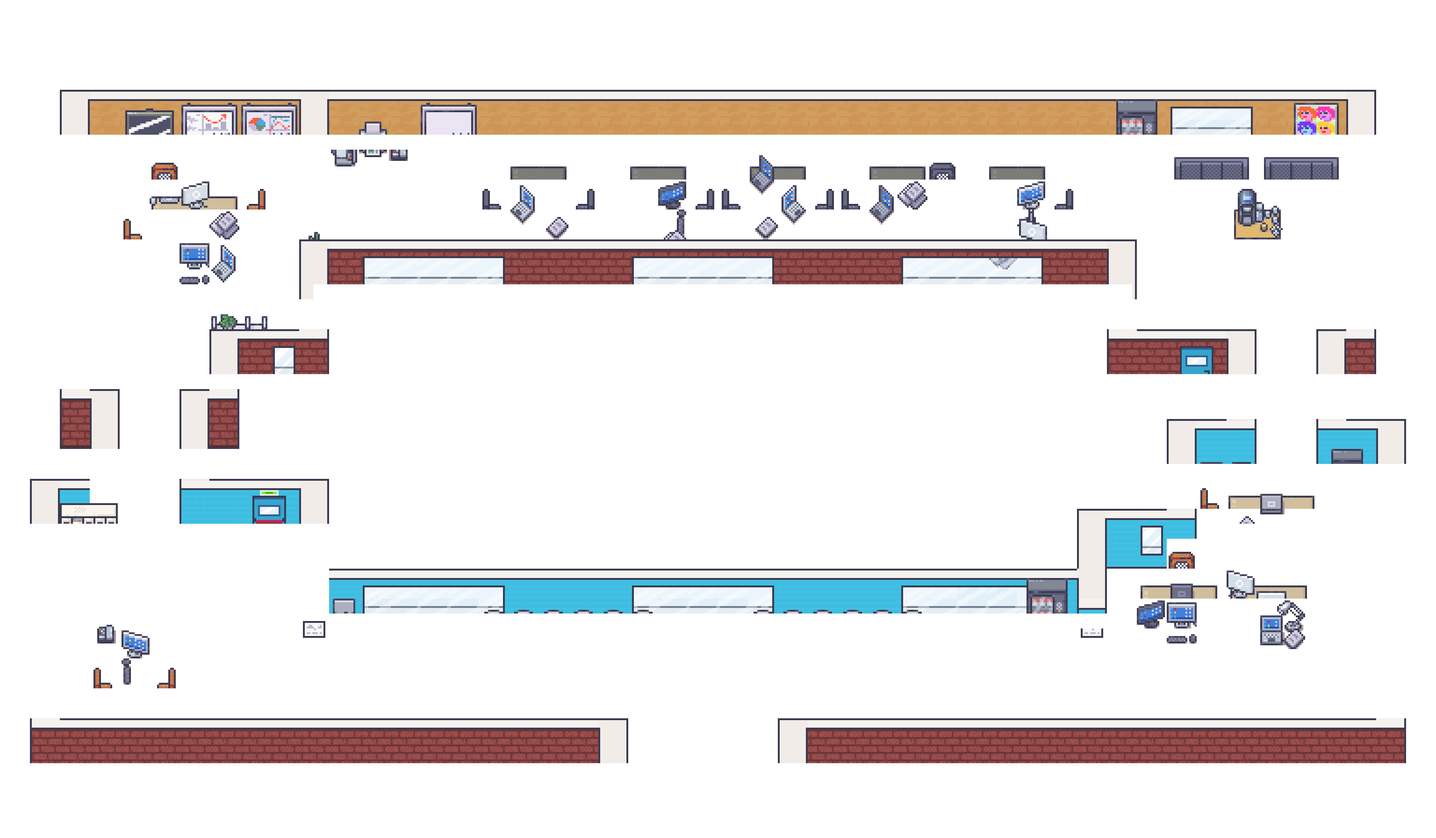
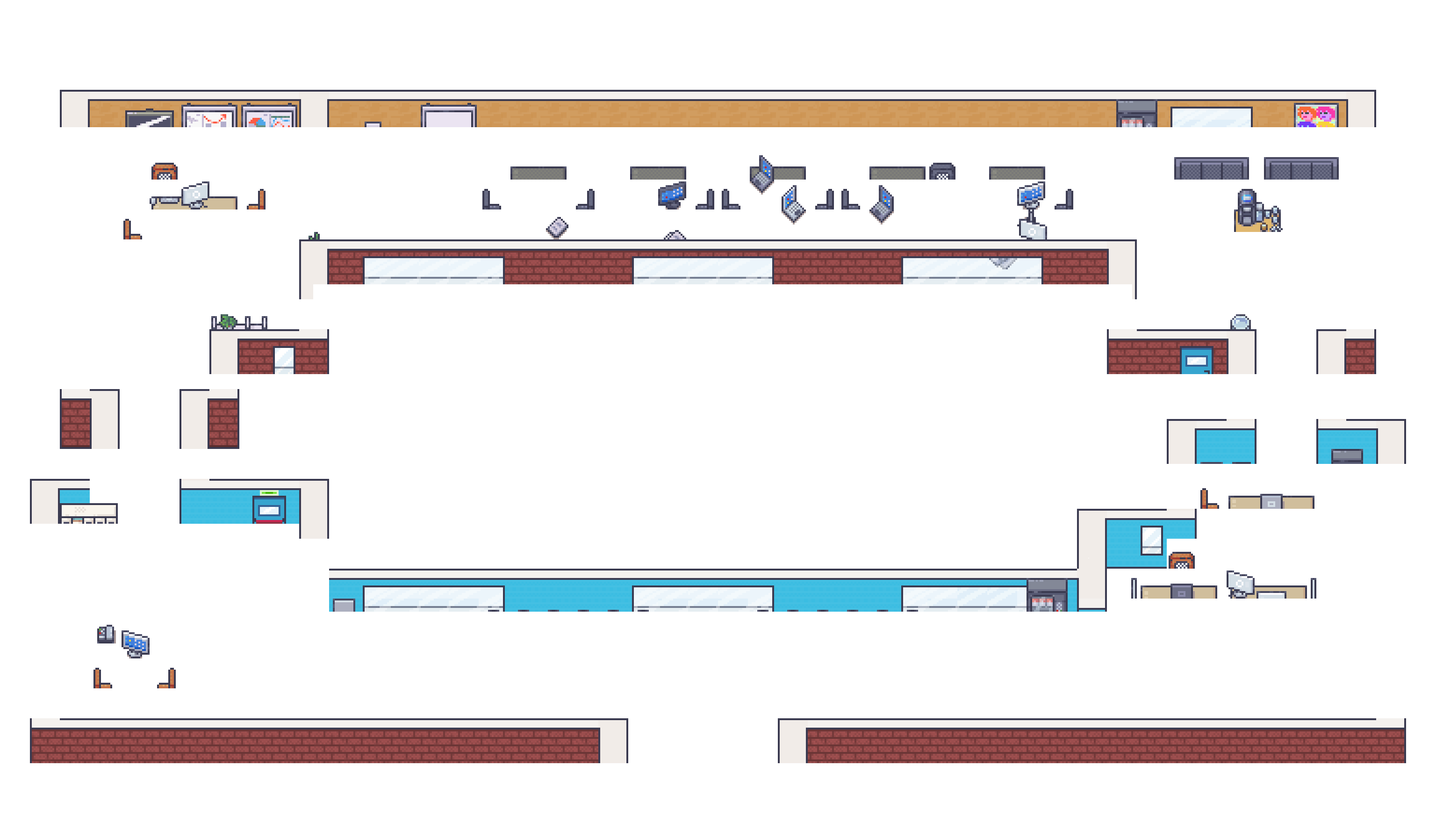
Comparing the layer stacks of the two 1436x838 images. Changes:
added layer "page_bkg_foreground" (1st of 2, in "Gruppo 1") in group "Gruppo 1" over left=59, top=127, right=1377, bottom=685
renamed "Livello 0" to "page_bkg_foreground", hid it, painted on it over left=59, top=127, right=1377, bottom=685
